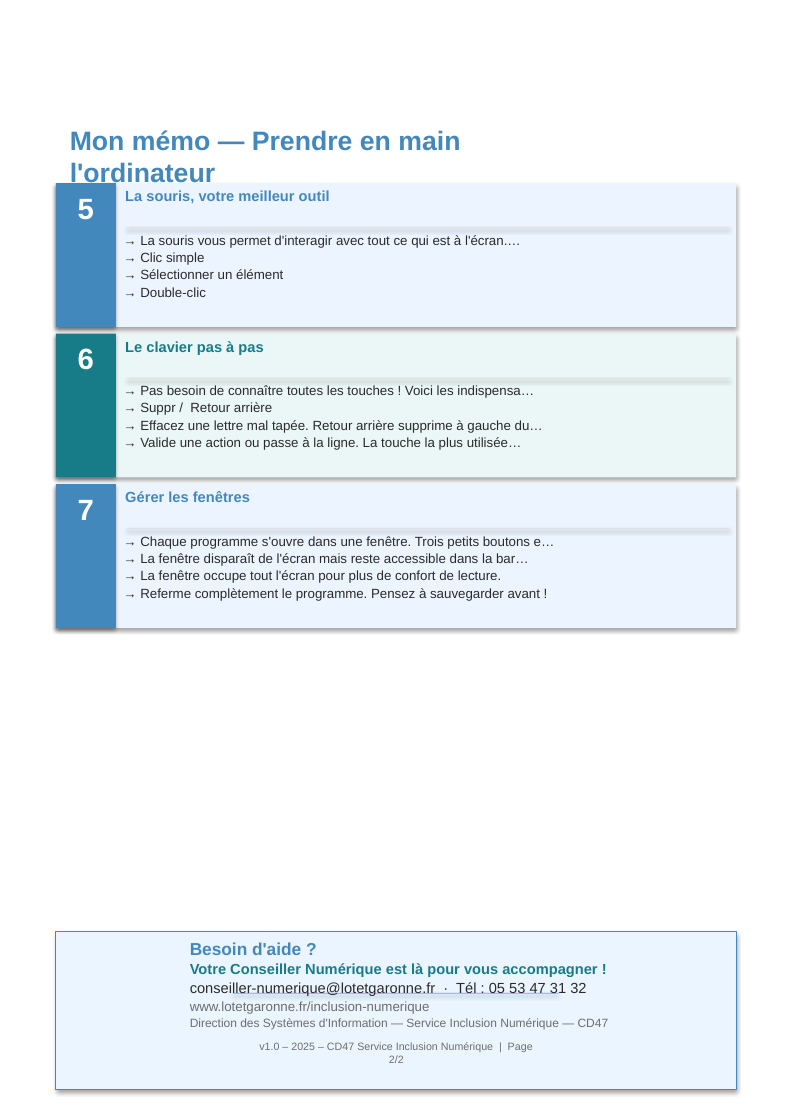
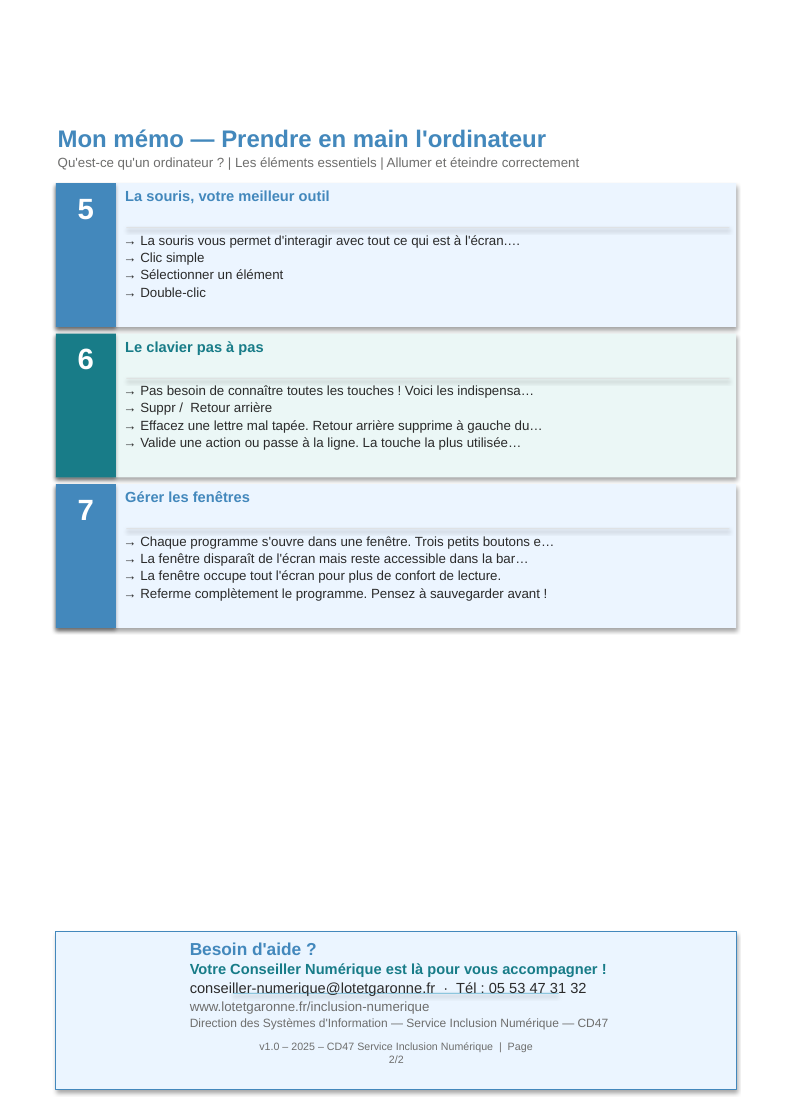
Before and after one commit to maswaddpt47-cmyk/REP_PEDA, a slide deck: slide 2 of assets/memos/A1-memo.pptx. Drawn at 792x1120 pixels with LibreOffice and Linux fonts; fonts in the diff are those of the drawing. Boxes give left, top, right and bottom in pixels: in the first picture for what was removed or moved away, otherwise in the second. Text is boxed around its words. In the diff, an @@ line names an element or a change of style, - is before the commit and + after.

```diff
--- a/assets/memos/A1-memo.pptx
+++ b/assets/memos/A1-memo.pptx
@@ text "Mon mémo — Prendre en ...": place and size @@
-text "Mon mémo — Prendre en ..." at <box>70,130,460,205</box>
+text "Mon mémo — Prendre en ..." at <box>58,129,579,170</box>
@@ text at <box>58,129,546,148</box>: size 20 to 18 pt in "Mon mémo — Prendre en main l'ordinateur" @@
```
Also in this commit, not shown: 1 other slide changed, 20 other files.
